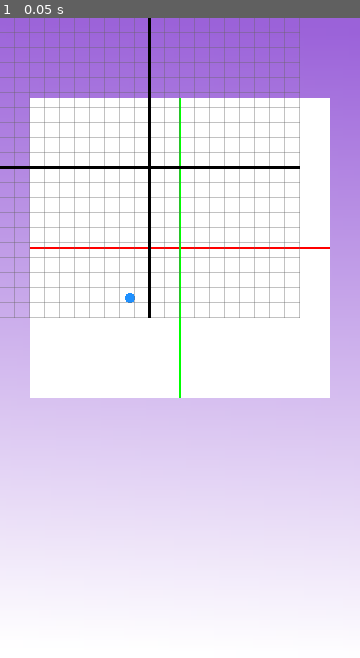
Above: before the commit, frame 1.
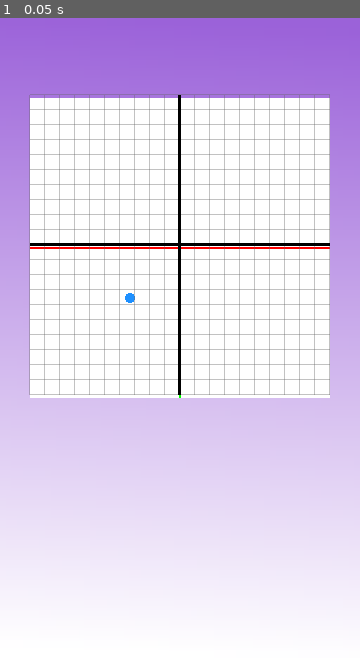
Above: after the commit, the same moment.

Repository: RafaelMVDev/funxy-ahsd-functions-learnings-app
Game: Godot game, scene res://jogo.tscn
Same seed, same stepped clock (60 frames per second), same inputs: the game is played once before the commit and once after it. This scene is started directly instead of the project's main scene.
Inputs:
- Up to frame 1 (0.05 s): no input

The runs differ from the first frame. In frame 1, 8.0% of the frame differs, in the area x 0-92%, y 0-59%.

Commit message:
Alinhamento do plano cartesiano

Diff:
--- a/fun-xy/jogo.tscn
+++ b/fun-xy/jogo.tscn
@@ -52,13 +52,12 @@
 offset_bottom = 150.87999
 grow_horizontal = 2
 grow_vertical = 2
-pivot_offset = Vector2(180, 230)
 pivot_offset_ratio = Vector2(0.5, 0.5)
 theme_override_styles/panel = SubResource("StyleBoxFlat_x2j0j")
 script = ExtResource("2_1ap6j")
 
 [node name="PlanoCartesiano" type="Node2D" parent="FundoCartesiano" unique_id=414384481]
-position = Vector2(-30, -80)
+position = Vector2(0, -3)
 script = ExtResource("2_yq54j")
 
 [node name="FundoEixos" type="Node2D" parent="FundoCartesiano/PlanoCartesiano" unique_id=1132876337]
